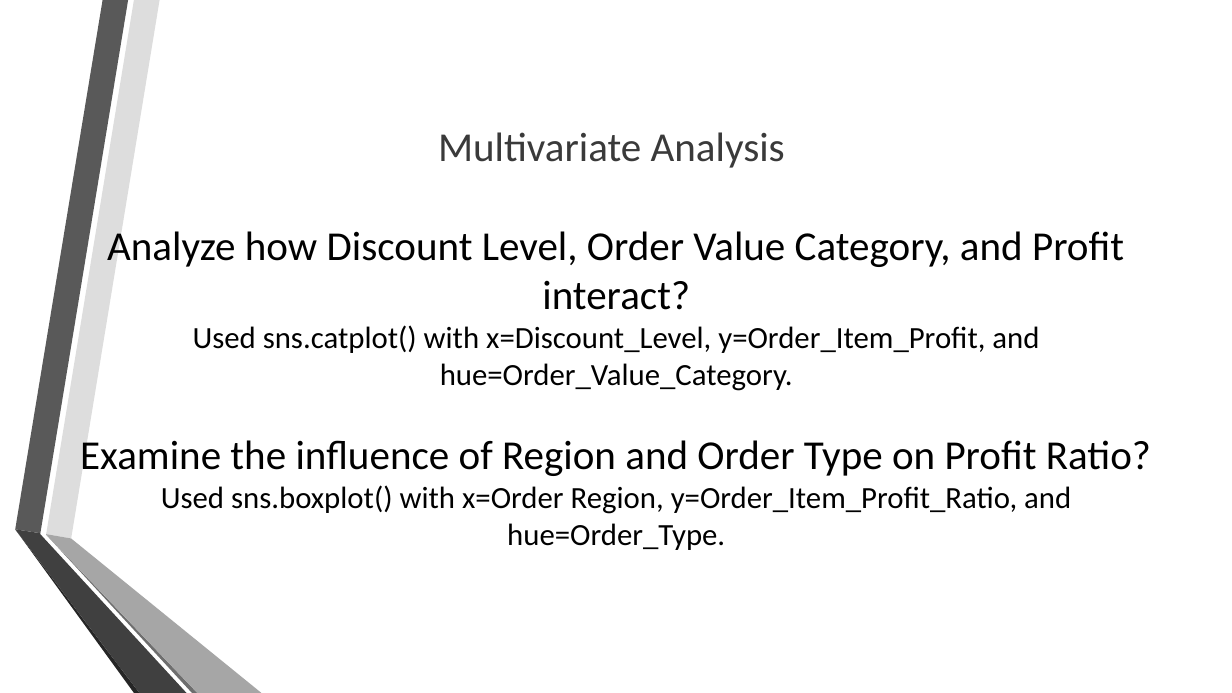
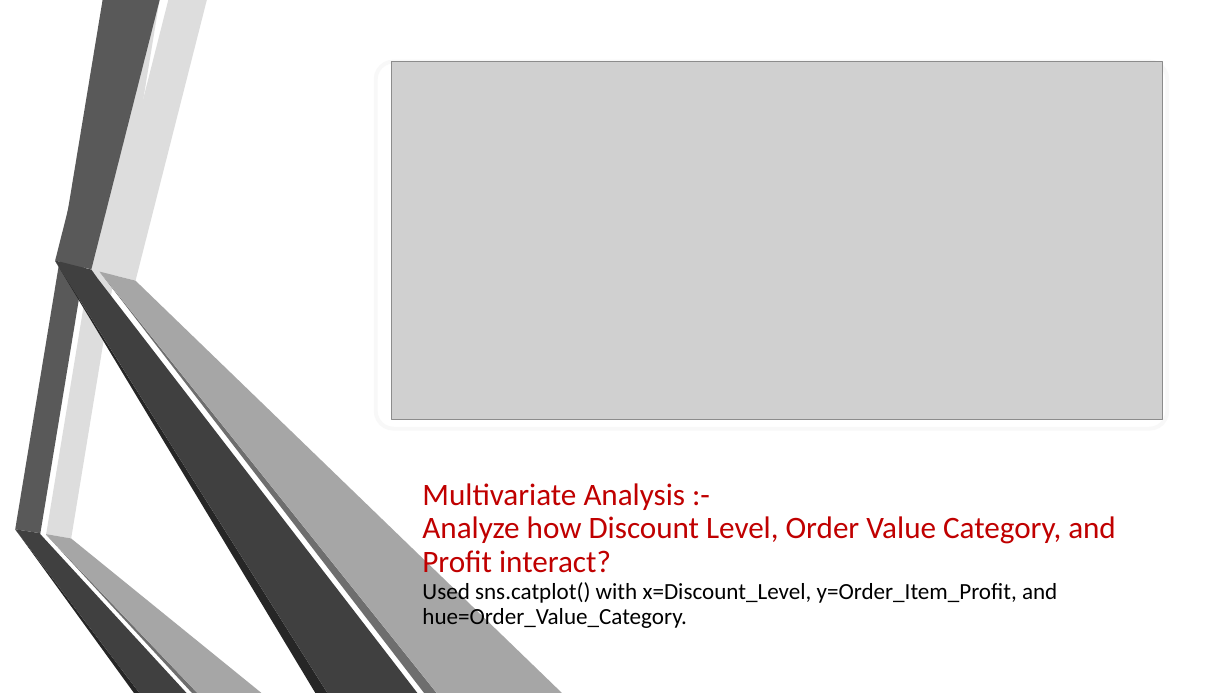
Before and after one commit to mariam530/supply-chain-project, a slide deck: slide 37 of New Microsoft PowerPoint Presentation.pptx (slide 33 before the commit). Drawn at 1232x693 pixels with LibreOffice and Linux fonts; fonts in the diff are those of the drawing; grey boxes stand for pictures; background and template pictures are left out. Boxes give left, top, right and bottom in pixels: in the first picture for what was removed or moved away, otherwise in the second. Text is boxed around its words. In the diff, an @@ line names an element or a change of style, - is before the commit and + after.

```diff
--- a/New Microsoft PowerPoint Presentation.pptx
+++ b/New Microsoft PowerPoint Presentation.pptx
@@ rounded rectangle added at [376,62,1168,429], fill #FFFFFF, outline #BABABA 3 pt @@
@@ picture added at [392,62,1163,420] @@
@@ group added at [55,0,563,693]: 6 freeform shapes @@
@@ title "Multivariate Analysis :- Analyze how ..." at [422,483,1116,630]: vertical alignment middle to bottom @@
@@ title at [422,483,1116,630]: text changed; size 24 to 18 pt @@
-Multivariate Analysis
-Analyze how Discount Level, Order Value Category, and Profit interact?
-Used sns.catplot() with x=Discount_Level, y=Order_Item_Profit, and hue=Order_Value_Category.
-Examine the influence of Region and Order Type on Profit Ratio?
-Used sns.boxplot() with x=Order Region, y=Order_Item_Profit_Ratio, and hue=Order_Type.
+Multivariate Analysis :-
+Analyze how Discount Level, Order Value Category, and Profit interact?
+Used sns.catplot() with x=Discount_Level, y=Order_Item_Profit, and hue=Order_Value_Category.
```
Also in this commit, not shown: 9 other slides changed, 11 slides added.
